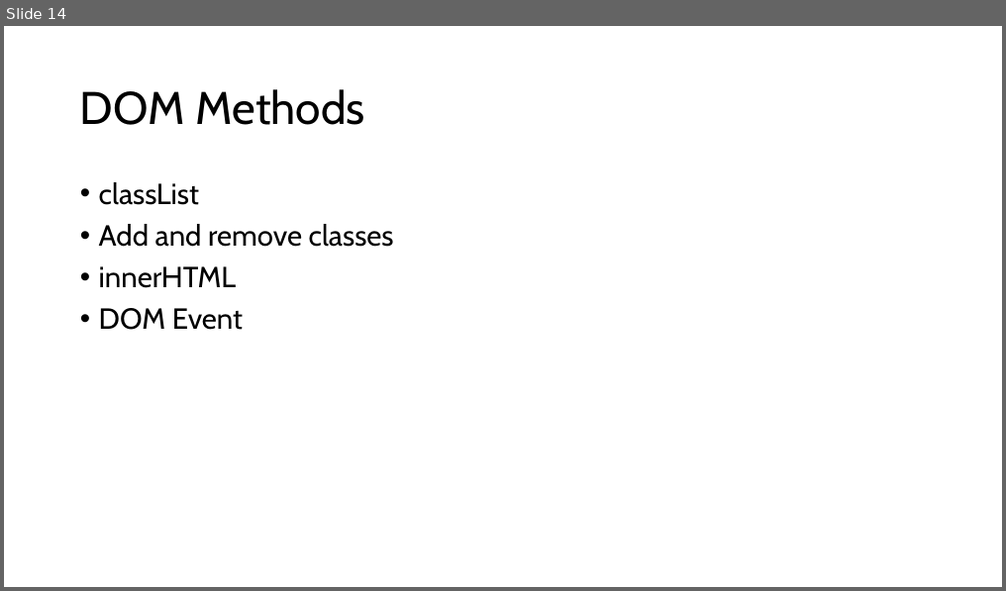
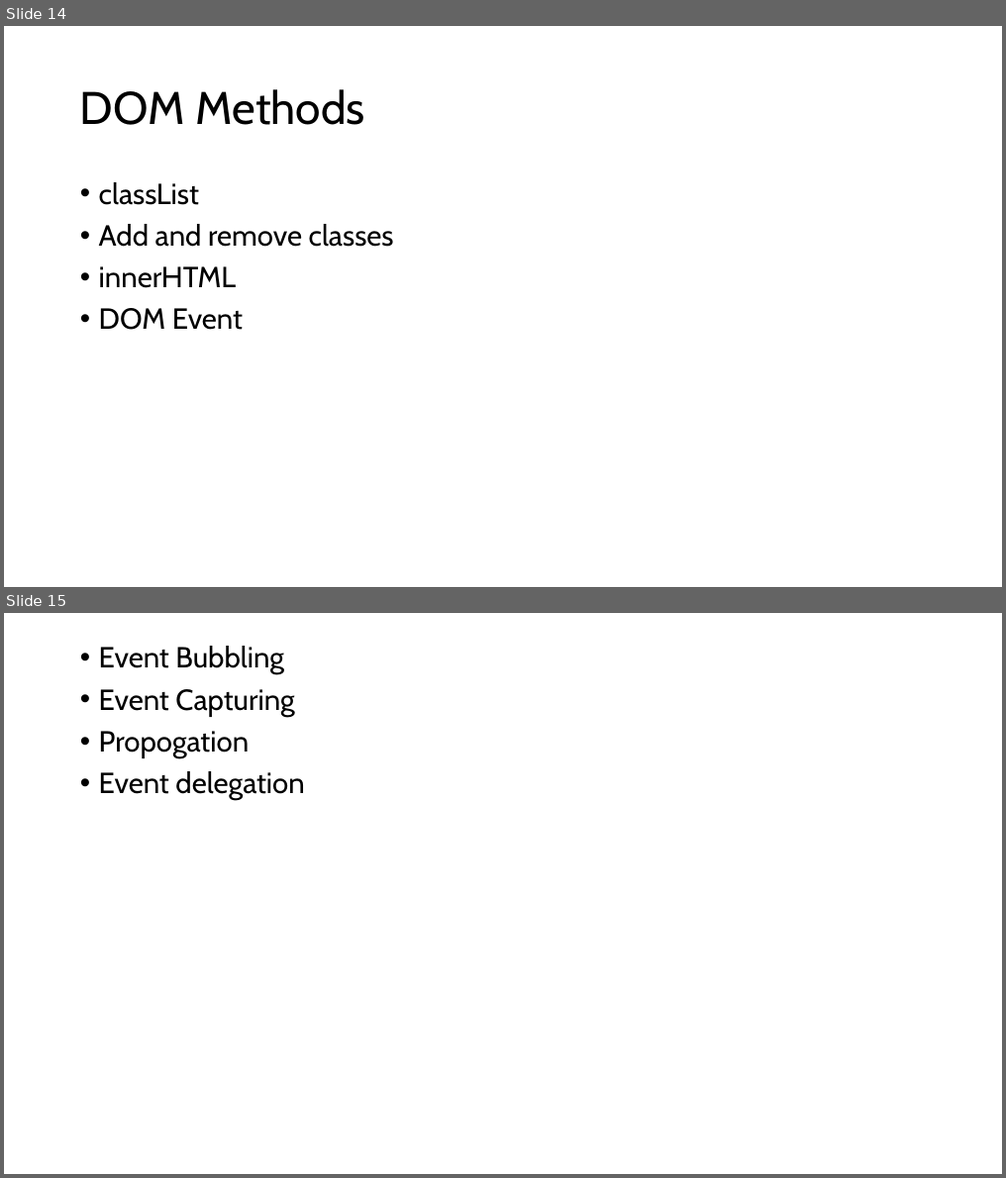
Before and after one commit to PiyushChaturvedii/Batch06, a slide deck: JS/JavaScript.pptx. Shown one above the other, each under a label of ours: slide 14 before the commit, slides 14 and 15 after it. The pictures are 1006x591 and 1006x1178 pixels, drawn with LibreOffice and Linux fonts; fonts in the diff are those of the drawing. Boxes give left, top, right and bottom in pixels: in the first picture for what was removed or moved away, otherwise in the second. Text is boxed around its words. In the diff, an @@ line names an element or a change of style, - is before the commit and + after.

Commit message:
event flow

```diff
--- a/JS/JavaScript.pptx
+++ b/JS/JavaScript.pptx
@@ slide 15 added at [4,613,1002,1174], background #FFFFFF @@
@@ text added at [99,646,304,800], 28 pt, text #000000 @@
+• Event Bubbling
+• Event Capturing
+• Propogation
+• Event delegation
```
Also in this commit, not shown: 1 other slide added, 1 slide removed, 9 other files.
